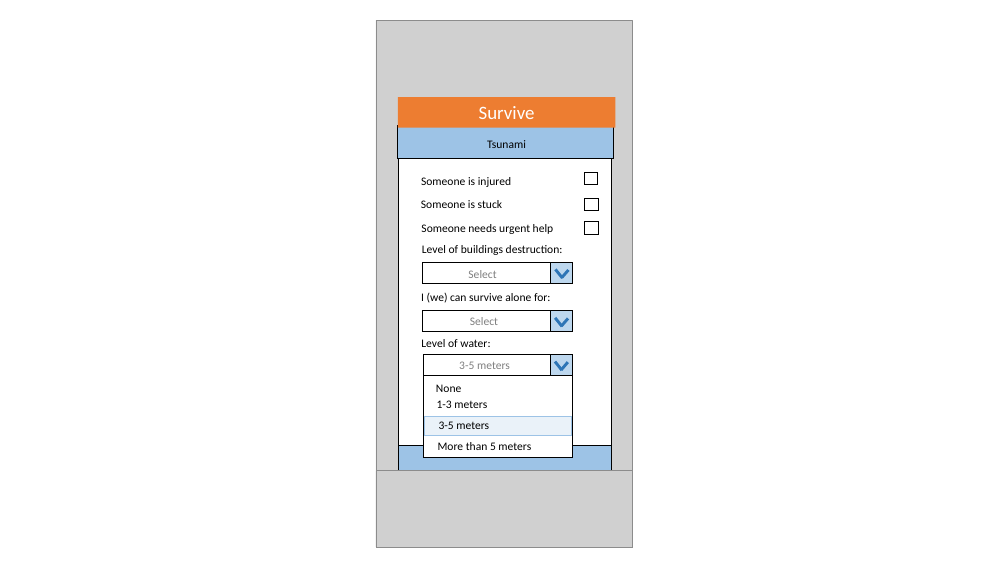
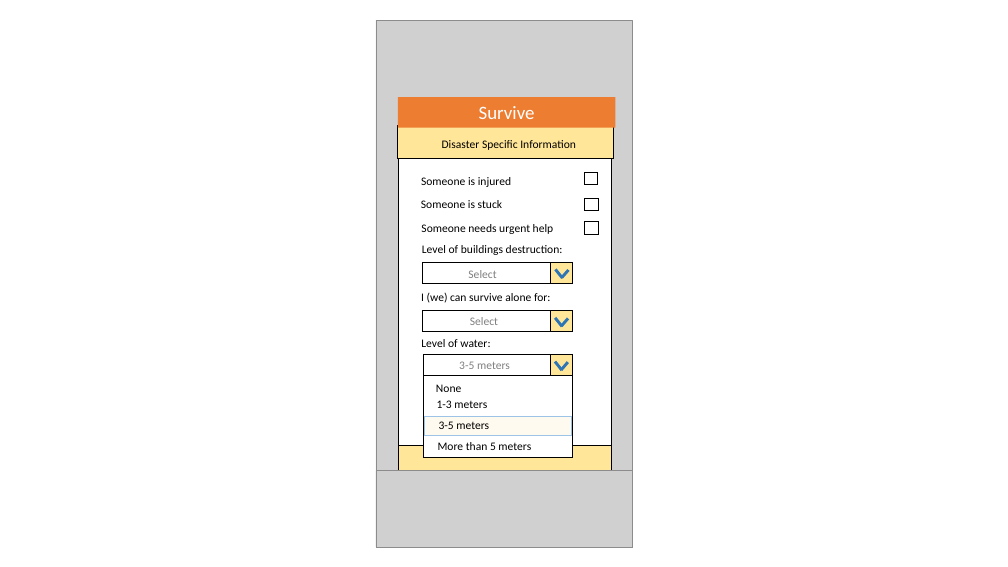
Before and after one commit to mistelip/survival-nervousnet, a slide deck: slide 12 of Docs/Survive Axon Demo v2.pptx (slide 6 before the commit). Drawn at 1008x567 pixels with LibreOffice and Linux fonts; fonts in the diff are those of the drawing; grey boxes stand for pictures. Boxes give left, top, right and bottom in pixels: in the first picture for what was removed or moved away, otherwise in the second. Text is boxed around its words. In the diff, an @@ line names an element or a change of style, - is before the commit and + after.

```diff
--- a/Docs/Survive Axon Demo v2.pptx
+++ b/Docs/Survive Axon Demo v2.pptx
@@ rectangle at box(397, 126, 613, 159): fill #9DC3E6 to #FFE699 @@
@@ text at box(442, 140, 576, 150): text changed @@
-Tsunami
+Disaster Specific Information
@@ fill #BDD7EE to #FFE699 in 3 elements at box(551, 262, 573, 284), box(551, 311, 572, 332), box(551, 355, 572, 376) @@
@@ rectangle at box(425, 417, 572, 436): fill #BDD7EE at 31% opacity to #FFF2CC at 31% opacity @@
@@ rectangle at box(399, 445, 612, 470): fill #9DC3E6 to #FFE699 @@
```
Also in this commit, not shown: 4 other slides changed, 7 slides added, 2 slides removed, 6 other files.
